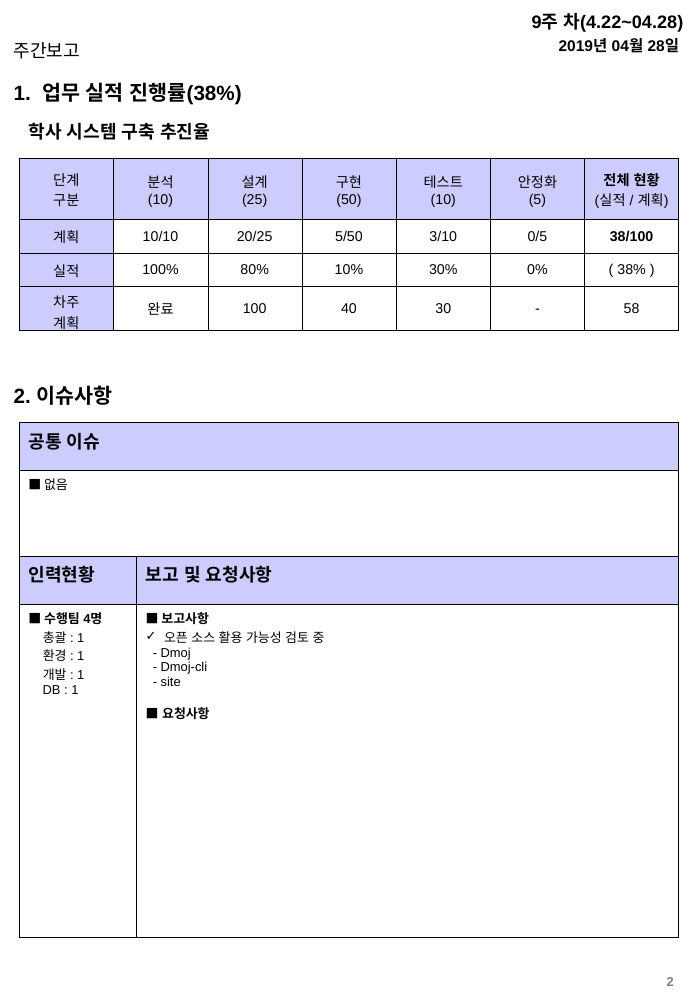
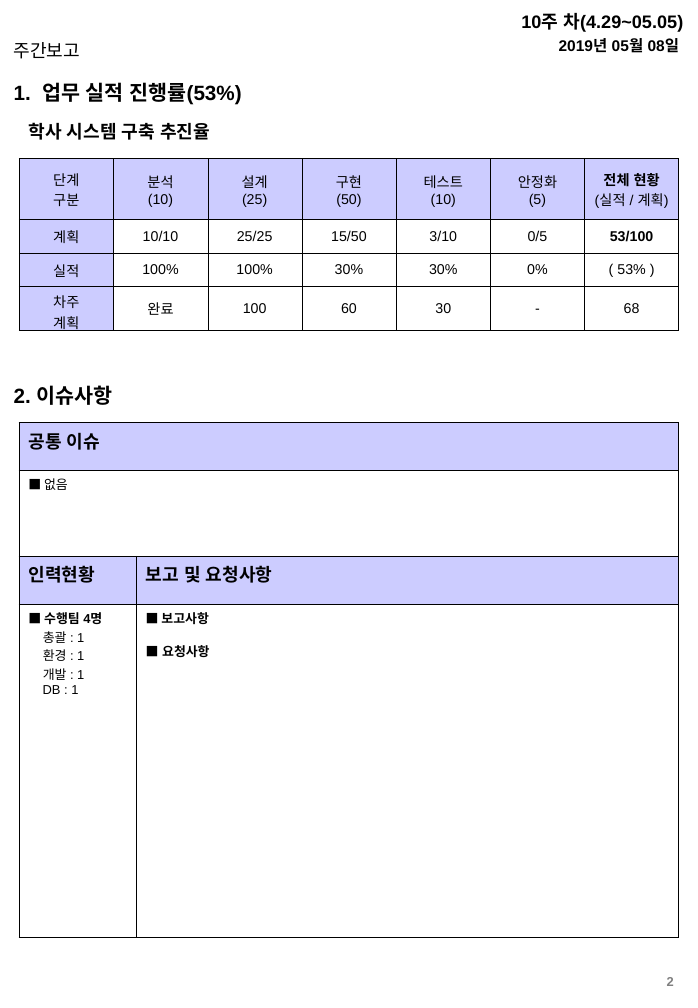
Before and after one commit to ByoungJoonIm/Capstone_Design, a slide deck: slide 2 of docs/capstone_docs/weekly/10주차_주간보고서(0227).ppt. Drawn at 698x1008 pixels with LibreOffice and Linux fonts; fonts in the diff are those of the drawing; background and template pictures are left out. Boxes give left, top, right and bottom in pixels: in the first picture for what was removed or moved away, otherwise in the second. Text is boxed around its words. In the diff, an @@ line names an element or a change of style, - is before the commit and + after.

```diff
--- a/docs/capstone_docs/weekly/10주차_주간보고서(0227).ppt
+++ b/docs/capstone_docs/weekly/10주차_주간보고서(0227).ppt
@@ text at (521,13,683,55): text changed @@
-9주 차(4.22~04.28)
-2019년 04월 28일
+10주 차(4.29~05.05)
+2019년 05월 08일
@@ text at (14,82,242,105): text changed @@
-1. 업무 실적 진행률(38%)
+1. 업무 실적 진행률(53%)
@@ table at (20,159,678,337) @@
-row 2: 계획 | 10/10 | 20/25 | 5/50 | 3/10 | 0/5 | 38/100
+row 2: 계획 | 10/10 | 25/25 | 15/50 | 3/10 | 0/5 | 53/100
-row 3: 실적 | 100% | 80% | 10% | 30% | 0% | ( 38% )
+row 3: 실적 | 100% | 100% | 30% | 30% | 0% | ( 53% )
-row 4, column 4: 40
+row 4, column 4: 60
-row 4, column 7: 58
+row 4, column 7: 68
@@ table at (20,423,679,937) @@
-row 4, column 2: ■ 보고사항 / 오픈 소스 활용 가능성 검토 중 / - Dmoj / - Dmoj-cli / - site / ■ 요청사항
+row 4, column 2: ■ 보고사항 / ■ 요청사항
```
Also in this commit, not shown: 4 other slides changed, 1 other file.
